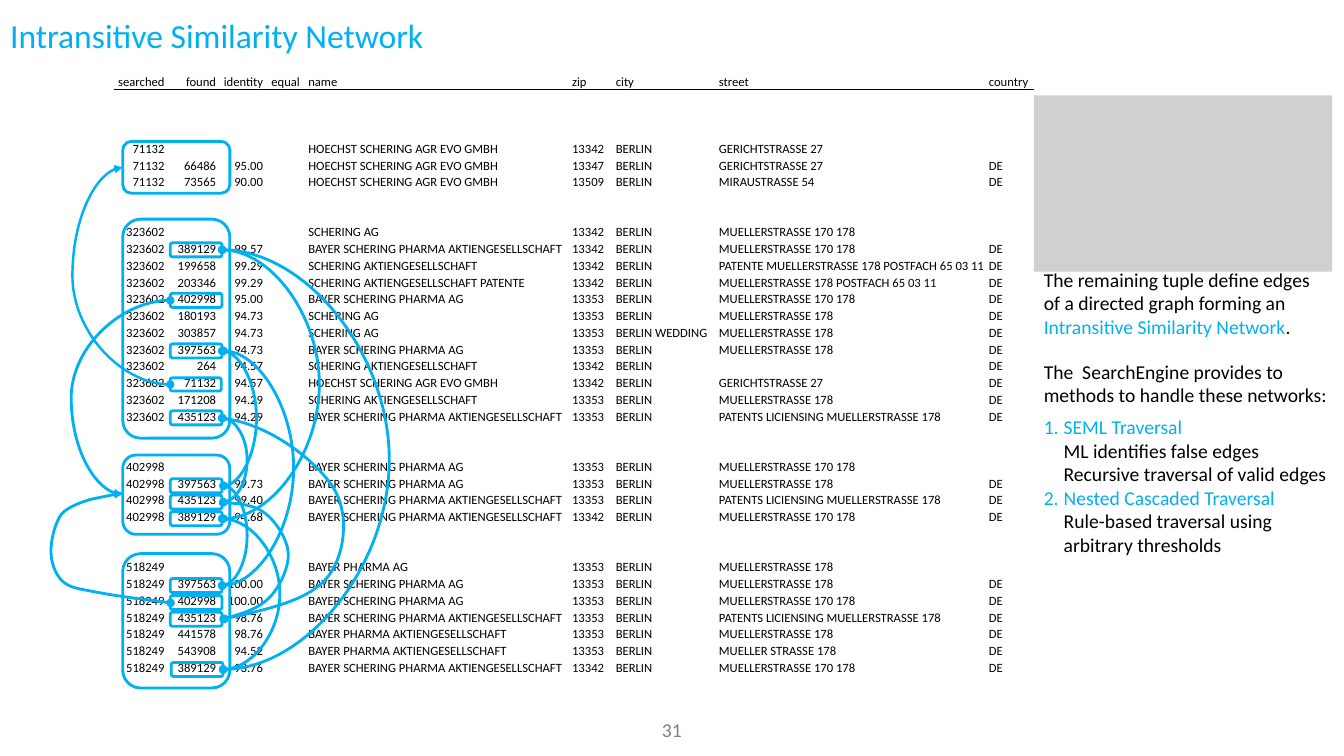
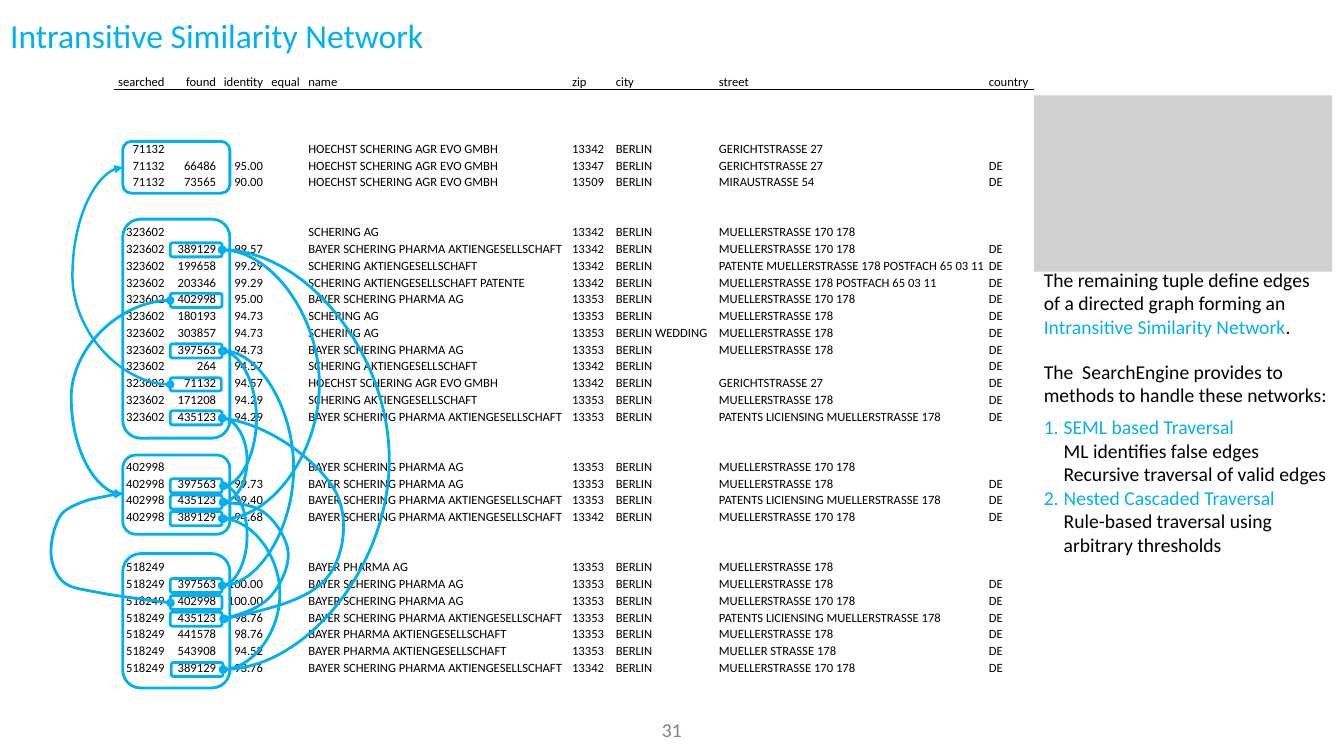
Before and after one commit to ThorstenDoherr/searchengine, a slide deck: slide 31 of doc/SearchEngine_Slides.pptx. Drawn at 1344x756 pixels with LibreOffice and Linux fonts; fonts in the diff are those of the drawing; grey boxes stand for pictures; background and template pictures are left out. Boxes give left, top, right and bottom in pixels: in the first picture for what was removed or moved away, otherwise in the second. Text is boxed around its words. In the diff, an @@ line names an element or a change of style, - is before the commit and + after.

```diff
--- a/doc/SearchEngine_Slides.pptx
+++ b/doc/SearchEngine_Slides.pptx
@@ text at [1064, 420, 1326, 485]: text changed @@
-1. SEML Traversal
-   ML identifies false edges
-   Recursive traversal of valid edges
+1. SEML based Traversal
+   ML identifies false edges
+   Recursive traversal of valid edges
```
Also in this commit, not shown: 1 other slide changed, 2 other files.
